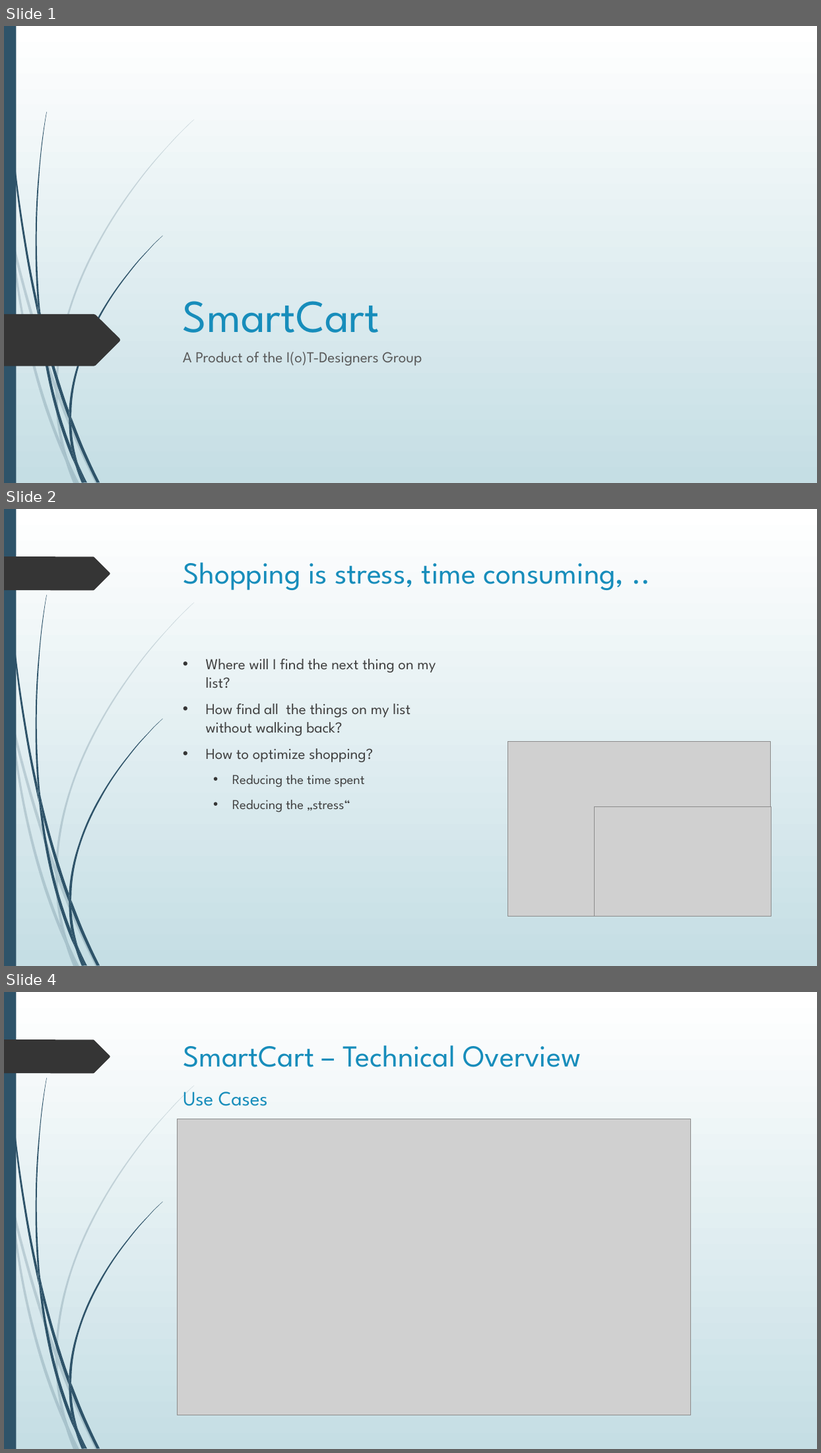
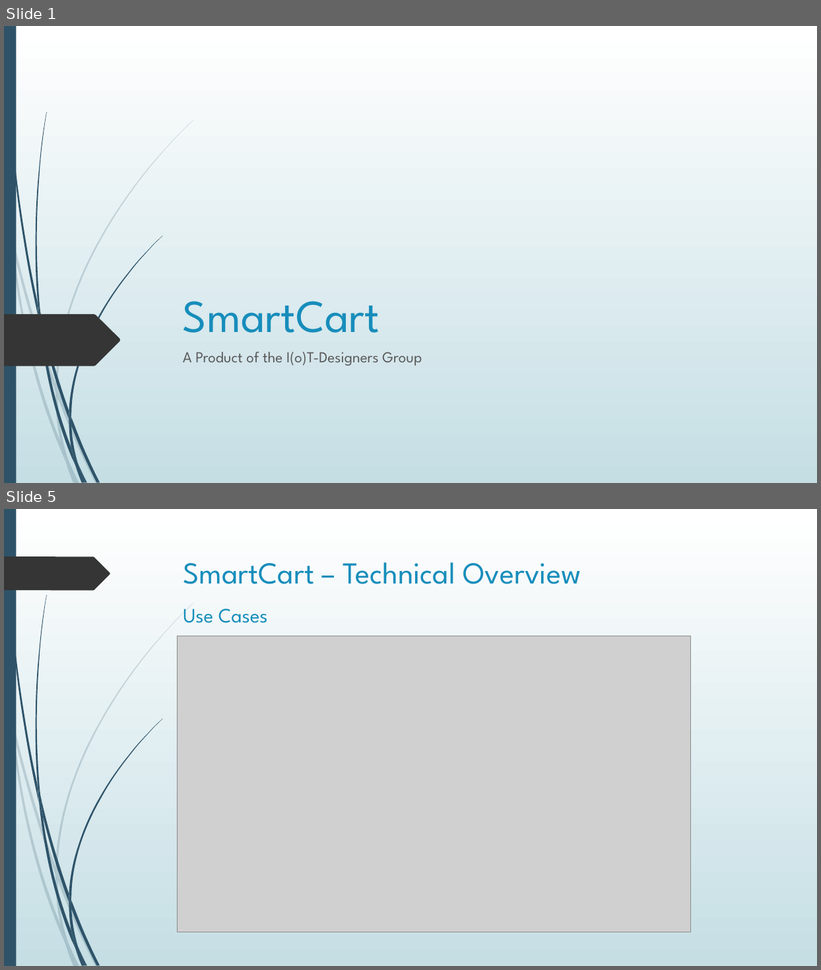
Before and after one commit to Pschkn/TAE_EmbeddedSystems, a slide deck: pm/presentations/SmartCart_Concept.pptx. Shown one above the other, each under a label of ours: slides 1, 2 and 4 before the commit, slides 1 and 5 after it; the slides between them are not shown. The pictures are 821x1453 and 821x970 pixels, drawn with LibreOffice and Linux fonts; fonts in the diff are those of the drawing; grey boxes stand for pictures. Boxes give left, top, right and bottom in pixels: in the first picture for what was removed or moved away, otherwise in the second. Text is boxed around its words. In the diff, an @@ line names an element or a change of style, - is before the commit and + after.

```diff
--- a/pm/presentations/SmartCart_Concept.pptx
+++ b/pm/presentations/SmartCart_Concept.pptx
@@ slide 2 removed at [4, 509, 817, 966], background gradient #FFFFFF to #C5DEE5; not listed: 24 template elements that a slide beside it also shows @@
@@ title removed at [183, 562, 624, 590] @@
-Shopping is stress, time consuming, ..
@@ text removed at [206, 659, 436, 813] @@
-• Where will I find the next thing on my list?
-• How find all the things on my list without walking back?
-• How to optimize shopping?
-  • Reducing the time spent
-  • Reducing the „stress“
@@ picture removed at [508, 741, 771, 916] @@
@@ picture removed at [595, 807, 772, 916] @@
@@ what was slide 4 is now slide 5 @@
```
Also in this commit, not shown: 2 slides changed, 6 slides added, 5 other files.
